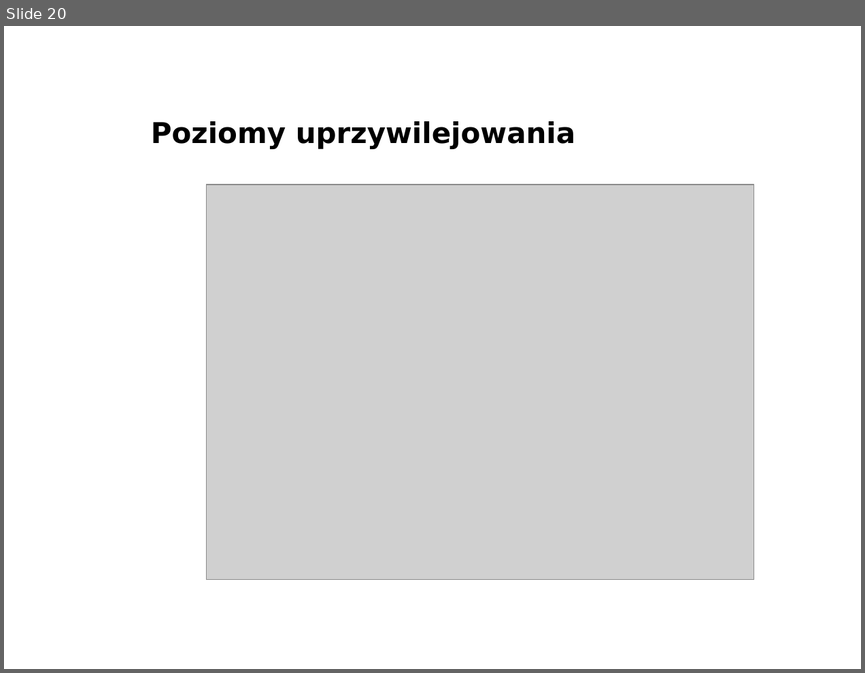
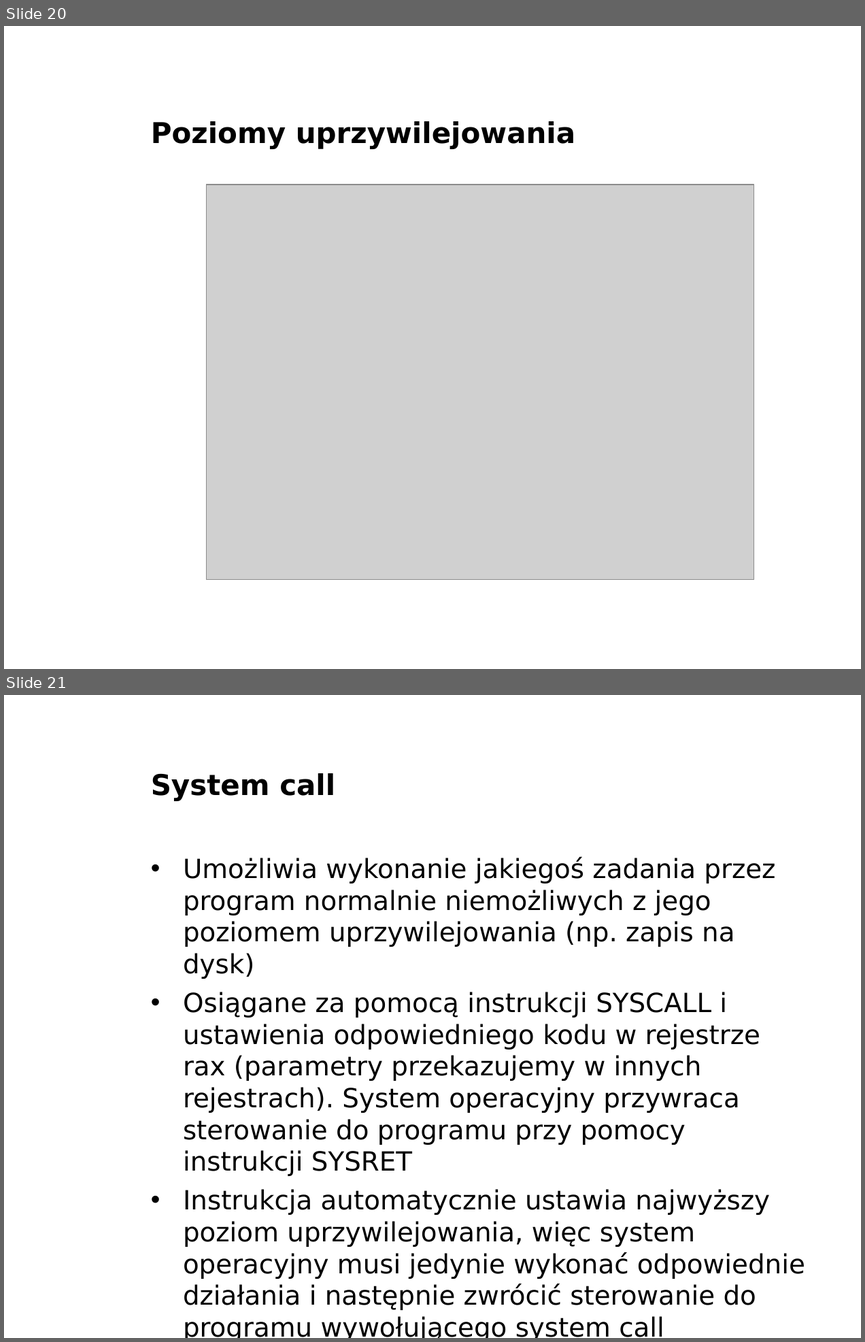
Before and after one commit to bercik/pn_prezentacja, a slide deck: robert/prezentacja.odp. Shown one above the other, each under a label of ours: slide 20 before the commit, slides 20 and 21 after it. The pictures are 865x673 and 865x1342 pixels, drawn with LibreOffice and Linux fonts; fonts in the diff are those of the drawing; grey boxes stand for pictures; background and template pictures are left out. Boxes give left, top, right and bottom in pixels: in the first picture for what was removed or moved away, otherwise in the second. Text is boxed around its words. In the diff, an @@ line names an element or a change of style, - is before the commit and + after.

```diff
--- a/robert/prezentacja.odp
+++ b/robert/prezentacja.odp
@@ slide 21 added at bbox=[4, 695, 861, 1338], background picture (left out) @@
@@ title added at bbox=[151, 773, 335, 801], 24 pt, text #000000, bold @@
+System call
@@ text added at bbox=[183, 857, 805, 1338], 22.2 pt, text #000000 @@
+• Umożliwia wykonanie jakiegoś zadania przez program normalnie niemożliwych z jego poziomem uprzywilejowania (np. zapis na dysk)
+• Osiągane za pomocą instrukcji SYSCALL i ustawienia odpowiedniego kodu w rejestrze rax (parametry przekazujemy w innych rejestrach). System operacyjny przywraca sterowanie do programu przy pomocy instrukcji SYSRET
+• Instrukcja automatycznie ustawia najwyższy poziom uprzywilejowania, więc system operacyjny musi jedynie wykonać odpowiednie działania i następnie zwrócić sterowanie do programu wywołującego system call
@@ text added at bbox=[719, 1314, 861, 1338], 11 pt, text #FFFFFF, bold @@
+www.agh.edu.pl
```
Also in this commit, not shown: 2 slides changed, 1 other file.
